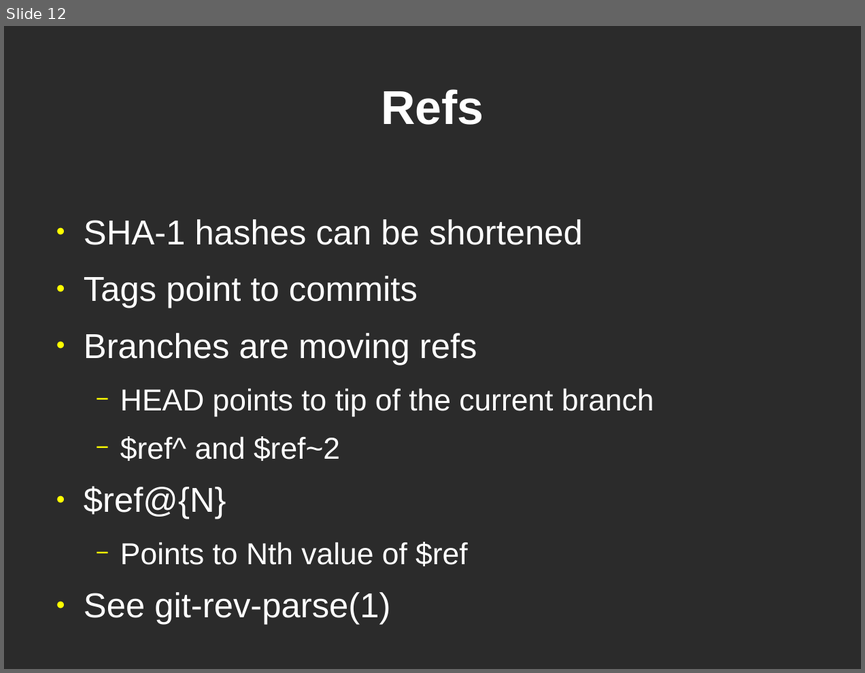
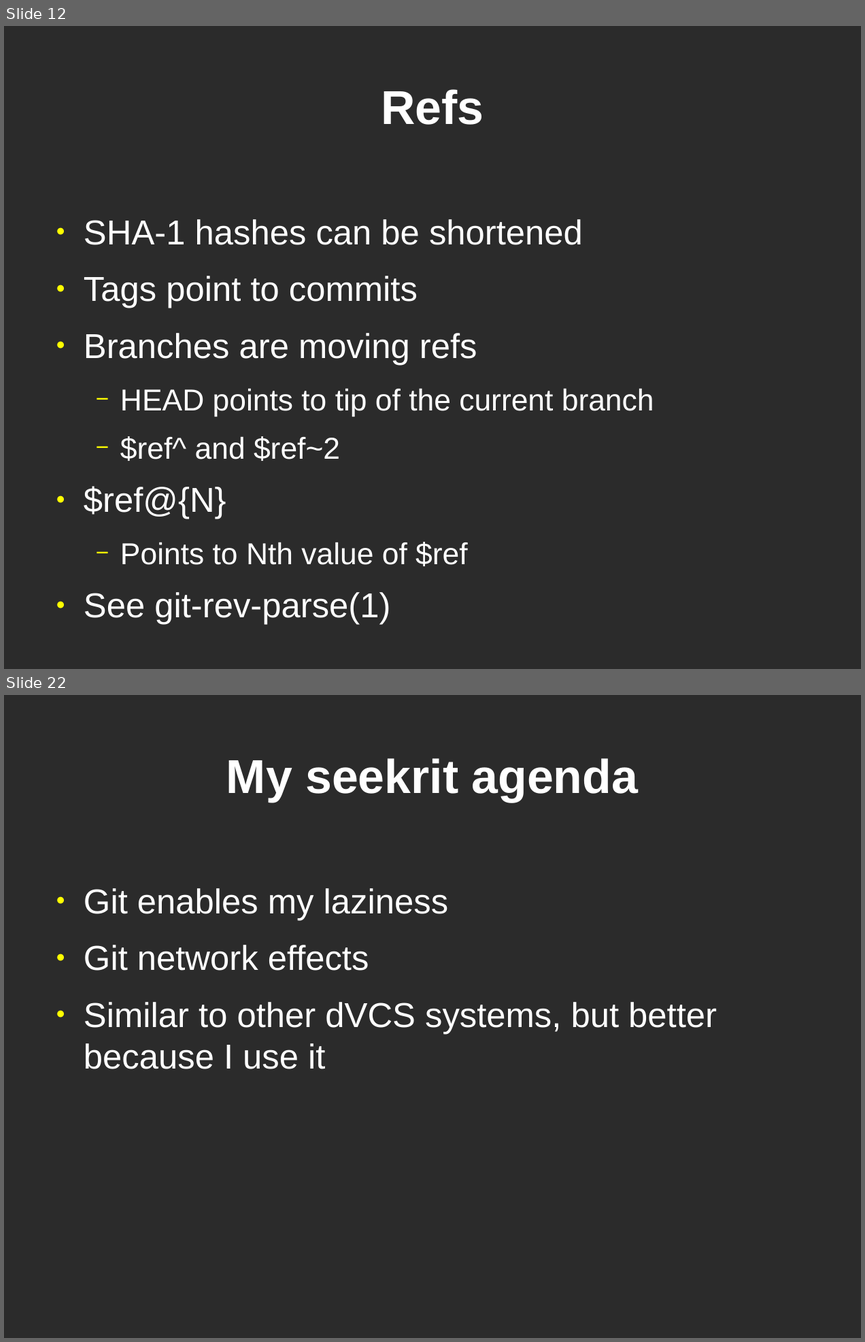
Before and after one commit to bjc/dvcs-git-slides, a slide deck: git.odp. Shown one above the other, each under a label of ours: slide 12 before the commit, slides 12 and 22 after it; the slides between them are not shown. The pictures are 865x673 and 865x1342 pixels, drawn with LibreOffice and Linux fonts; fonts in the diff are those of the drawing; background and template pictures are left out; a plain dark background stands for a picture behind light text. Boxes give left, top, right and bottom in pixels: in the first picture for what was removed or moved away, otherwise in the second. Text is boxed around its words. In the diff, an @@ line names an element or a change of style, - is before the commit and + after.

```diff
--- a/git.odp
+++ b/git.odp
@@ slide 22 added at [4, 695, 861, 1338], background picture (left out) @@
@@ title added at [226, 758, 638, 802], 44 pt, text #FFFFFF, bold @@
+My seekrit agenda
@@ text added at [84, 888, 717, 1069], 32 pt, text #FFFFFF @@
+● Git enables my laziness
+● Git network effects
+● Similar to other dVCS systems, but better because I use it
```
Also in this commit, not shown: 11 other slides added, 1 other file.
